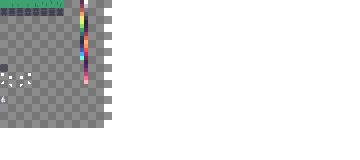
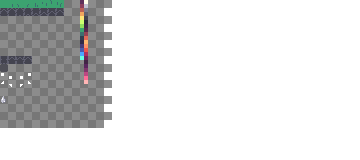
Two versions of the same layered image (360x160). Layer-by-layer changes:
painted on "Sprites" over 0, 8, 64, 64
